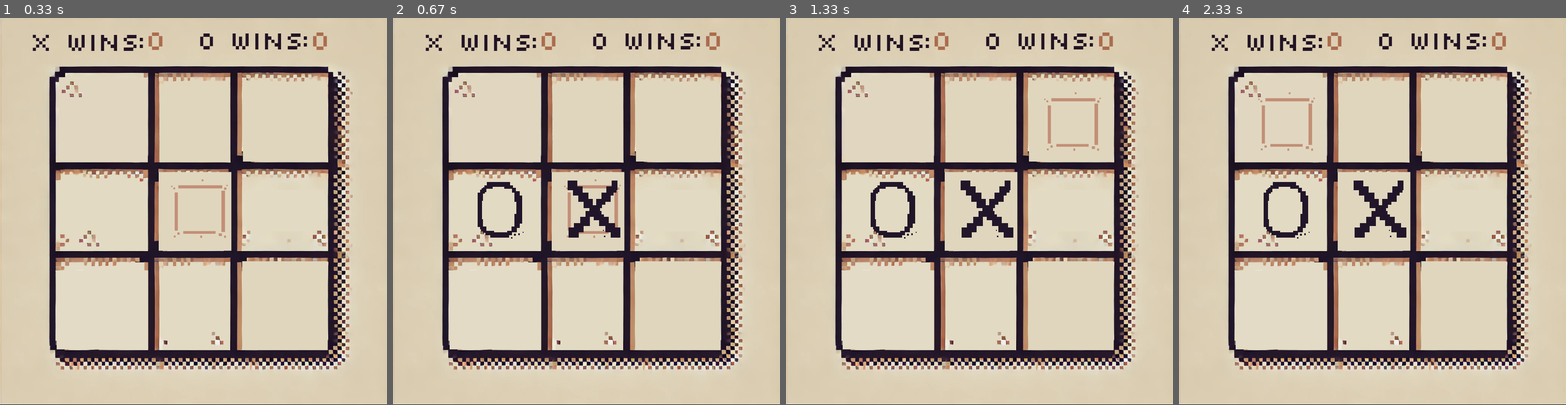
Above: before the commit, frames 1-4 (left to right).
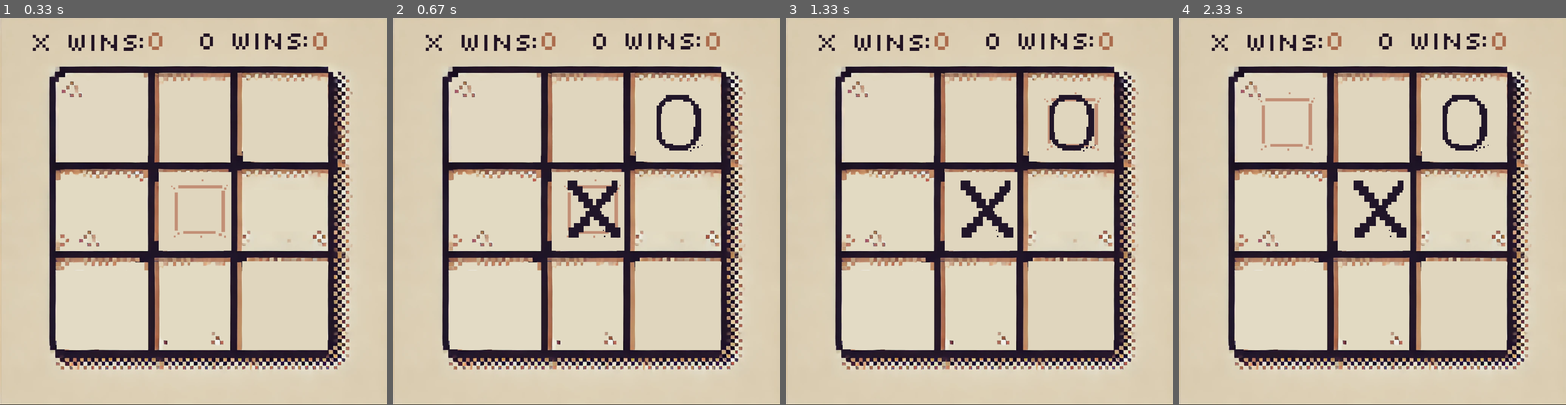
Above: after the commit, the same moments.

Repository: gentry-atkinson/TicTacToe-Pygame
Game: pygame game, started from main_c_vs_c.py
Two runs of this game, one before a commit and one after it. Both use one fixed random seed, a clock stepped at 60 frames per second and the inputs below.
Inputs:
- Up to frame 1 (0.33 s): no input
- Up to frame 2 (0.67 s): tap Space at 0.33 s
- Up to frame 3 (1.33 s): hold Right 0.67-1.13 s; tap Space at 0.73, 1.03, 1.23 s; hold Up from 1.17 s (still down)
- Up to frame 4 (2.33 s): release Up at 1.47 s; hold Left from 2 s (still down); tap Space at 2.07 s

Frame 1 is identical in both runs. In frame 2, 1.1% of the frame differs, in the area x 21-80%, y 19-57%; in frame 3, 1.1%; in frame 4, 1.1%.

Commit message:
ai is in better state. keydown event listener.

Diff:
--- a/main_c_vs_c.py
+++ b/main_c_vs_c.py
@@ -4,7 +4,7 @@
 
 import pygame
 import os
-from random import randint, choice
+from random import randint, choice, shuffle
 
 # Global Constants
 WINDOW_WIDTH = 800
@@ -65,40 +65,73 @@
         possible_moves = possible_moves.difference(Xs, Os)
         return list(possible_moves)
 
-    def evaluate(Xs, Os) -> int:
+    def evaluate(Xs, Os, move) -> int:
         score = 0
-        # Winning is good
-        if o_winner(Os):
+        r = move[0]
+        c = move[1]
+
+
+        os_in_row = len(set([(r,0), (r,1), (r,2)]).intersection(Os))
+        xs_in_row = len(set([(r,0), (r,1), (r,2)]).intersection(Xs))
+
+        # Rows w/ two Os is good
+        if os_in_row == 2:
             score += 100
-
-        # Rows w/ two Os is good
-        for r in range(3):
-            if len(set([(r,0), (r,1), (r,2)]).intersection(Os)) >= 2:
-                score += 10
-
+        elif xs_in_row ==2:
+            score += 99
+        elif os_in_row == 1 and xs_in_row==0:
+            score += 10
+        elif xs_in_row == 1:
+            score += 5
+
+        os_in_col = len(set([(0,c), (1,c), (2,c)]).intersection(Os))
+        xs_in_col = len(set([(0,c), (1,c), (2,c)]).intersection(Xs))
         # Columns w/ two Os is good
-        for c in range(3):
-            if len(set([(0, c), (1, c), (2, c)]).intersection(Os)) >= 2:
-                score += 10
-
-        # Diagnol w/ two Os is good
-        if len(set([(0, 0), (1, 1), (2, 2)]).intersection(Os)) >= 2:
-                score += 20
-
-        # Diagnol w/ two Os is good
-        if len(set([(0, 2), (1, 1), (2, 0)]).intersection(Os)) >= 2:
-                score += 20
+        if os_in_col == 2:
+            score += 100
+        elif xs_in_col ==2:
+            score += 99
+        elif os_in_col == 1 and xs_in_col==0:
+            score += 10
+        elif xs_in_col == 1:
+            score += 5
+
+        # # \ Diagnol w/ two Os is good
+        if r==c:
+            os_in_backslash = len(set([(0,0), (1,1), (2,2)]).intersection(Os))
+            xs_in_backslash = len(set([(0,0), (1,1), (2,2)]).intersection(Xs))
+            if os_in_backslash == 2:
+                score += 100
+            elif xs_in_backslash == 2:
+                score += 99
+            elif os_in_backslash == 1 and xs_in_backslash == 0:
+                score += 11
+            elif xs_in_backslash == 1:
+                score += 5
+
+        # # \ Diagnol w/ two Os is good
+        if c==(2-r):
+            os_in_forwardslash = len(set([(0,2), (1,1), (2,0)]).intersection(Os))
+            xs_in_forwardslash = len(set([(0,2), (1,1), (2,0)]).intersection(Xs))
+            if os_in_forwardslash == 2:
+                score += 100
+            elif xs_in_forwardslash == 2:
+                score += 99
+            elif os_in_forwardslash == 1 and xs_in_forwardslash == 0:
+                score += 11
+            elif xs_in_forwardslash == 1:
+                score += 5
+
+        # Corners are good
+        if move in [(0,0), (0,2), (2,2), (2,0)]:
+            score += 10
 
         return score
 
     # Evaluate every possible move
     possible_moves = get_moves(Xs, Os)
-    evals = dict()
-    for move in possible_moves:
-        print('move', move)
-        new_Os = Os.copy()
-        new_Os.add(move)
-        evals[move] = evaluate(Xs, new_Os)
+    shuffle(possible_moves)
+    evals = {move : evaluate(Xs, Os, move) for move in possible_moves}
     evals = {i:j for (i, j) in sorted(evals.items(), key=lambda x: x[1])}
 
     # Return the move with the highest evaluation
--- a/main_p_vs_c.py
+++ b/main_p_vs_c.py
@@ -11,7 +11,7 @@
 WINDOW_HEIGHT = 800
 ITEM_WIDTH = 130
 ITEM_HEIGHT = 130
-FPS = 20
+FPS = 60
 SCREEN = pygame.display.set_mode((WINDOW_WIDTH, WINDOW_HEIGHT))
 
 # Load Images
@@ -70,38 +70,61 @@
         r = move[0]
         c = move[1]
 
+
+        os_in_row = len(set([(r,0), (r,1), (r,2)]).intersection(Os))
+        xs_in_row = len(set([(r,0), (r,1), (r,2)]).intersection(Xs))
+
         # Rows w/ two Os is good
+        if os_in_row == 2:
+            score += 100
+        elif xs_in_row ==2:
+            score += 99
+        elif os_in_row == 1 and xs_in_row==0:
+            score += 10
+        elif xs_in_row == 1:
+            score += 5
+
+        os_in_col = len(set([(0,c), (1,c), (2,c)]).intersection(Os))
+        xs_in_col = len(set([(0,c), (1,c), (2,c)]).intersection(Xs))
         # Columns w/ two Os is good
-        for x, y in Os:
-            if r == x:
-                score += 10
-            if c == y:
-                score += 10
-
-        # # Diagnol w/ two Os is good
+        if os_in_col == 2:
+            score += 100
+        elif xs_in_col ==2:
+            score += 99
+        elif os_in_col == 1 and xs_in_col==0:
+            score += 10
+        elif xs_in_col == 1:
+            score += 5
+
+        # # \ Diagnol w/ two Os is good
         if r==c:
-            score += 10
+            os_in_backslash = len(set([(0,0), (1,1), (2,2)]).intersection(Os))
+            xs_in_backslash = len(set([(0,0), (1,1), (2,2)]).intersection(Xs))
+            if os_in_backslash == 2:
+                score += 100
+            elif xs_in_backslash == 2:
+                score += 99
+            elif os_in_backslash == 1 and xs_in_backslash == 0:
+                score += 11
+            elif xs_in_backslash == 1:
+                score += 5
+
+        # # \ Diagnol w/ two Os is good
+        if c==(2-r):
+            os_in_forwardslash = len(set([(0,2), (1,1), (2,0)]).intersection(Os))
+            xs_in_forwardslash = len(set([(0,2), (1,1), (2,0)]).intersection(Xs))
+            if os_in_forwardslash == 2:
+                score += 100
+            elif xs_in_forwardslash == 2:
+                score += 99
+            elif os_in_forwardslash == 1 and xs_in_forwardslash == 0:
+                score += 11
+            elif xs_in_forwardslash == 1:
+                score += 5
 
         # Corners are good
         if move in [(0,0), (0,2), (2,2), (2,0)]:
             score += 10
-
-
-        # Rows w/ two Xs is bad
-        # Columns w/ two Xs is good
-        for x, y in Xs:
-            if r == x:
-                score += 15
-            if c == y:
-                score += 15
-
-        # Diagnol w/ two Xs is good
-        # n = len(set([(0, 0), (1, 1), (2, 2)]).intersection(Xs))
-        # score += 20 * n
-
-        # # Diagnol w/ two Xs is good
-        # n = len(set([(0, 2), (1, 1), (2, 0)]).intersection(Xs))
-        # score += 20*n
 
         return score
 
@@ -109,12 +132,8 @@
     possible_moves = get_moves(Xs, Os)
     shuffle(possible_moves)
     evals = {move : evaluate(Xs, Os, move) for move in possible_moves}
-    # for move in possible_moves:
-    #     new_Os = Os.copy()
-    #     new_Os.add(move)
-    #     evals[move] = evaluate(Xs, new_Os)
     evals = {i:j for (i, j) in sorted(evals.items(), key=lambda x: x[1])}
-    print(evals)
+
     # Return the move with the highest evaluation
     return list(evals.keys())[-1]
 
@@ -151,7 +170,7 @@
     pygame.display.set_caption('Tic Tac Toe')
     clock = pygame.time.Clock()
     running = True
-    pygame.key.set_repeat()
+    pygame.key.set_repeat(100)
 
     # Main Font
     main_font = pygame.font.Font(os.path.join('font', 'slkscr.ttf'), 60)
@@ -180,9 +199,16 @@
         dt = clock.get_time()
 
         new_mark = None
-        # Get Keyboard Inputs
-        if player_turn:
-            keys = pygame.key.get_pressed()
+        keys = None
+
+        # Break main loop on quit
+        for event in pygame.event.get():
+            if event.type == pygame.QUIT:
+                running = False
+            if event.type == pygame.KEYDOWN:
+                keys = pygame.key.get_pressed()
+
+        if player_turn and keys:
             # Handle keyboard input
             if keys[pygame.K_UP] and pressable:
                 highlighted = (max(highlighted[0]-1, 0), highlighted[1])
@@ -230,12 +256,6 @@
                     O_score += 1
             player_turn = True
 
-
-        # Break main loop on quit
-        for event in pygame.event.get():
-            if event.type == pygame.QUIT:
-                running = False
-
         #Render Scores
         x_score_lbl = main_font.render(str(X_score), 1, (171, 108, 77))
         o_score_lbl = main_font.render(str(O_score), 1, (171, 108, 77))
